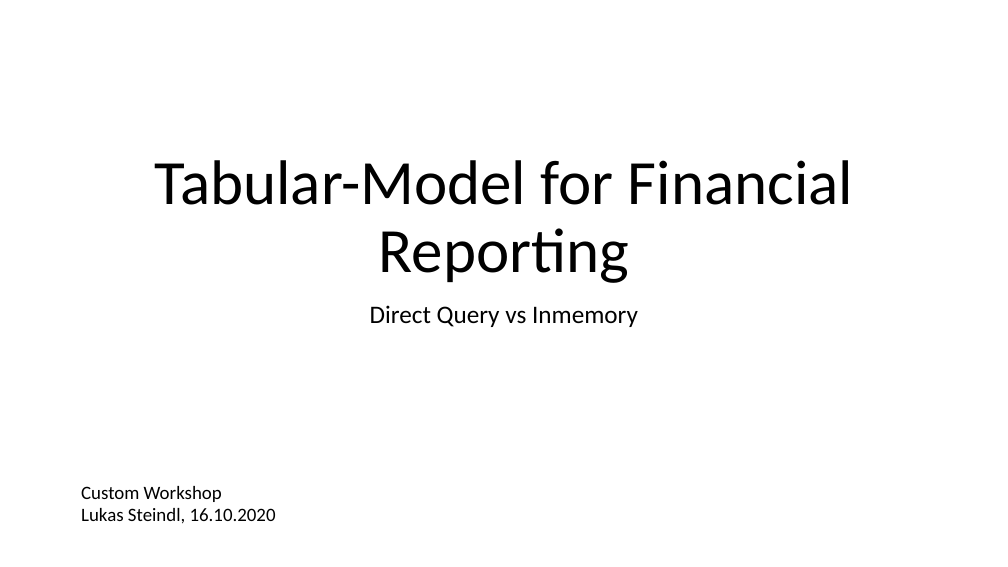
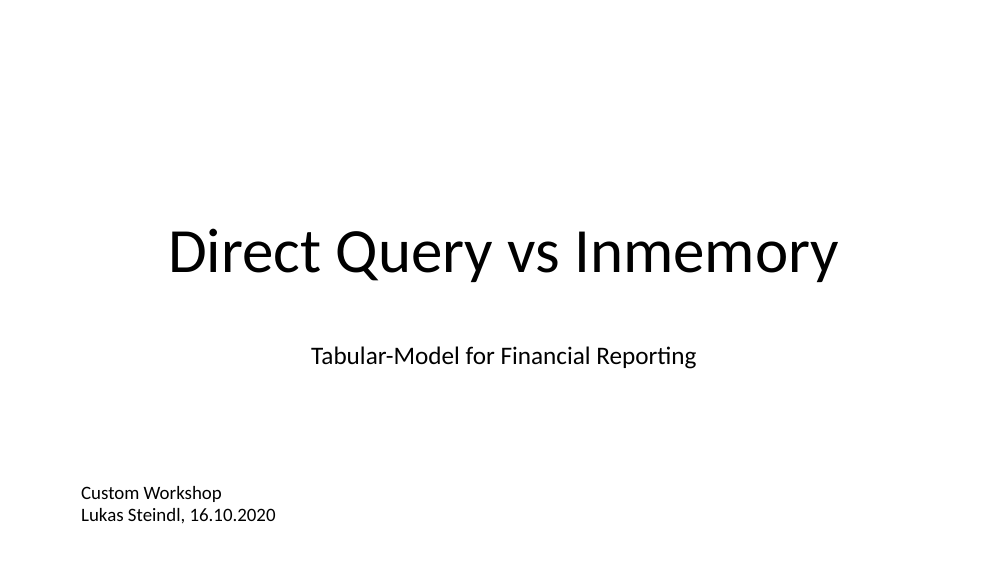
Before and after one commit to LukasSteindl/tabularmodelforfinance, a slide deck: slide 20 of Slides.pptx (slide 19 before the commit). Drawn at 1008x567 pixels with LibreOffice and Linux fonts; fonts in the diff are those of the drawing. Boxes give left, top, right and bottom in pixels: in the first picture for what was removed or moved away, otherwise in the second. Text is boxed around its words. In the diff, an @@ line names an element or a change of style, - is before the commit and + after.

Commit message:
updated model and added slides

```diff
--- a/Slides.pptx
+++ b/Slides.pptx
@@ title at [168,228,839,282]: text changed @@
-Tabular-Model for Financial Reporting
+Direct Query vs Inmemory
@@ subtitle at [311,346,696,369]: text changed @@
-Direct Query vs Inmemory
+Tabular-Model for Financial Reporting
```
Also in this commit, not shown: 13 other slides changed, 9 slides added, 3 slides removed, 2 other files.
